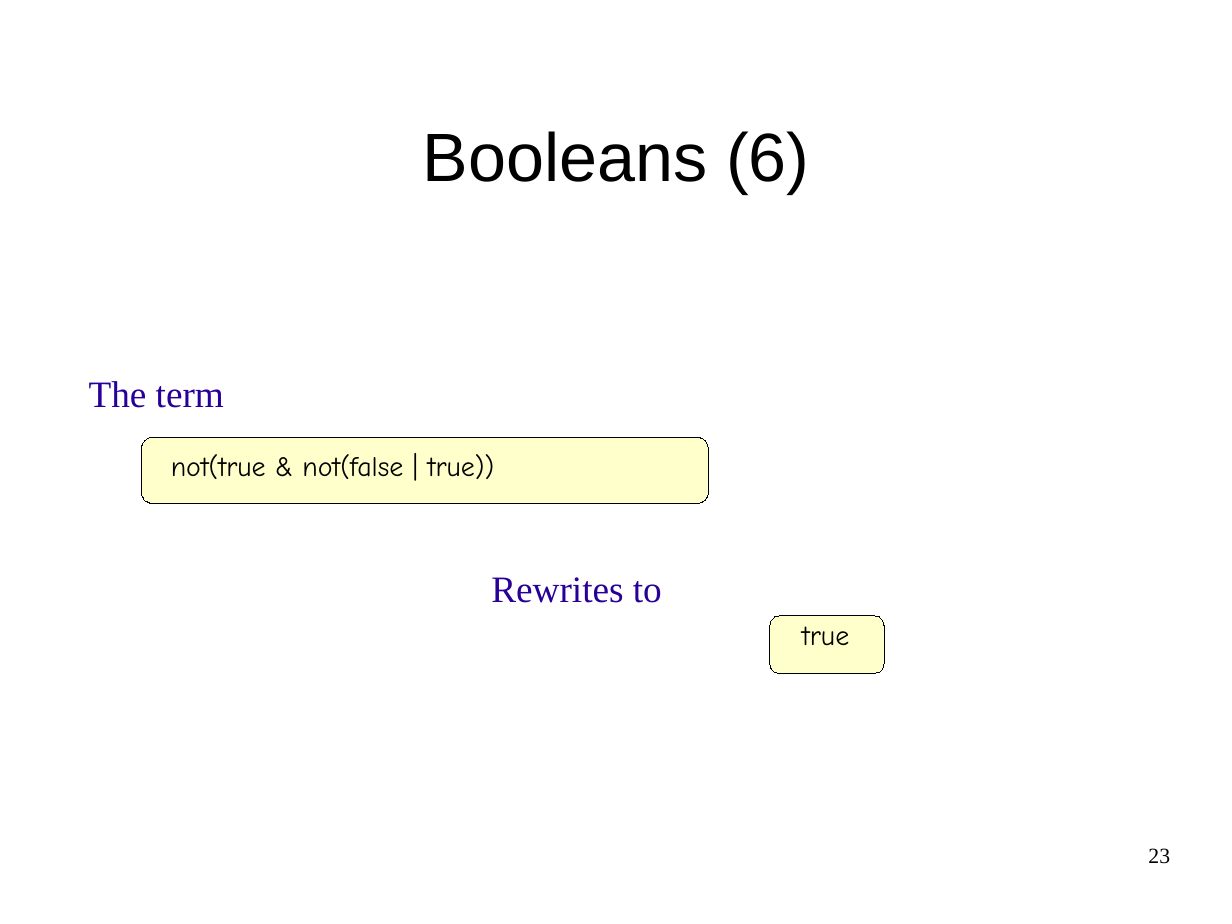
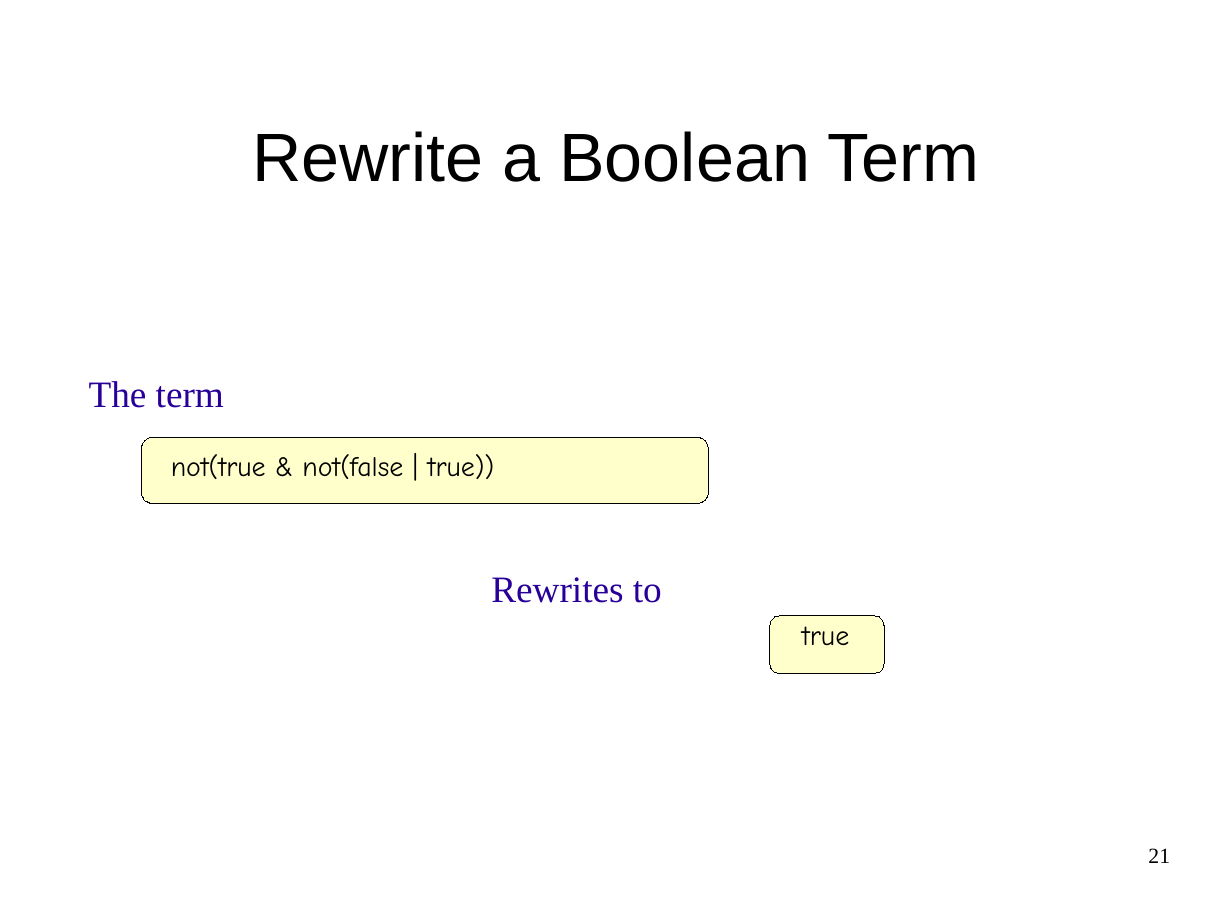
Before and after one commit to cwi-swat/meta-environment, a slide deck: slide 21 of meta-doc/analysis/rascal-slides/rascal-slides.odp (slide 23 before the commit). Drawn at 1232x924 pixels with LibreOffice and Linux fonts; fonts in the diff are those of the drawing; background and template pictures are left out. Boxes give left, top, right and bottom in pixels: in the first picture for what was removed or moved away, otherwise in the second. Text is boxed around its words. In the diff, an @@ line names an element or a change of style, - is before the commit and + after.

```diff
--- a/meta-doc/analysis/rascal-slides/rascal-slides.odp
+++ b/meta-doc/analysis/rascal-slides/rascal-slides.odp
@@ title at (252,131,980,182): text changed @@
-Booleans (6)
+Rewrite a Boolean Term
@@ page number at (1148,848,1170,863): text changed @@
-23
+21
```
Also in this commit, not shown: 16 other slides changed, 5 slides added, 5 slides removed, 1 other file.
